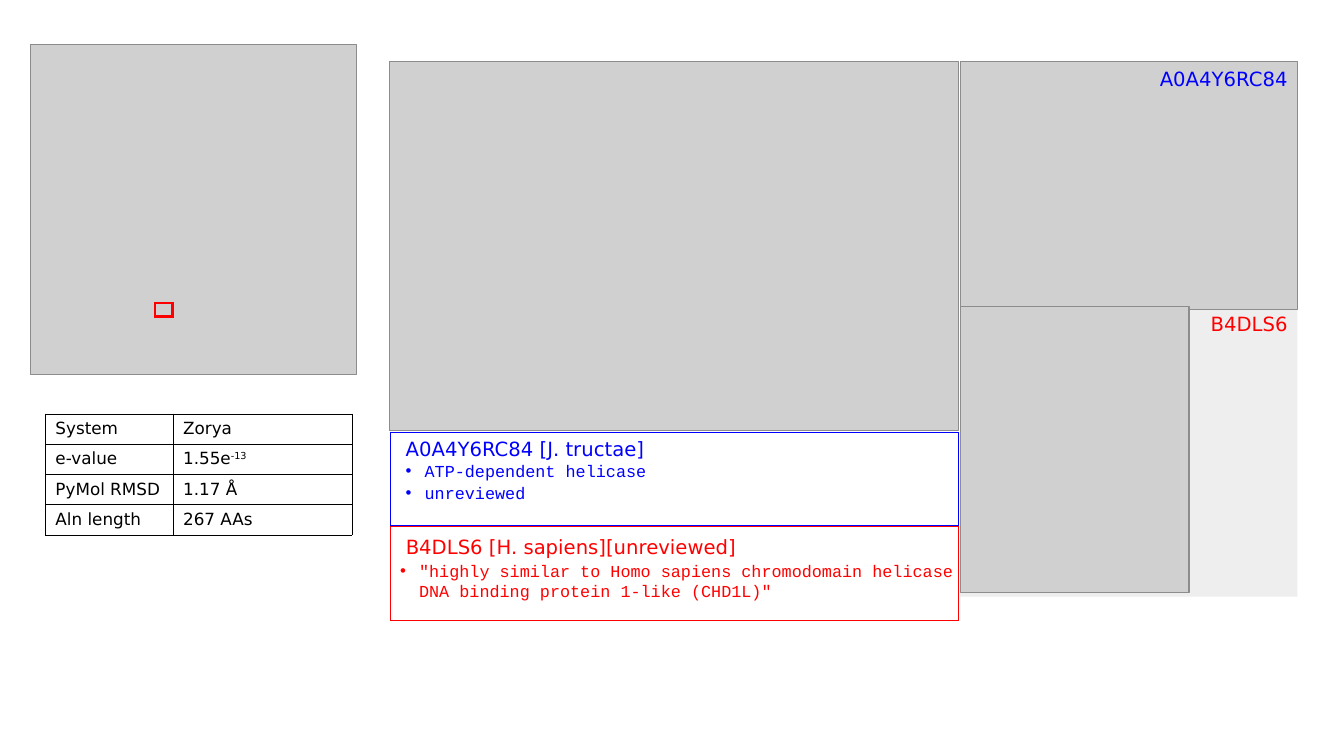
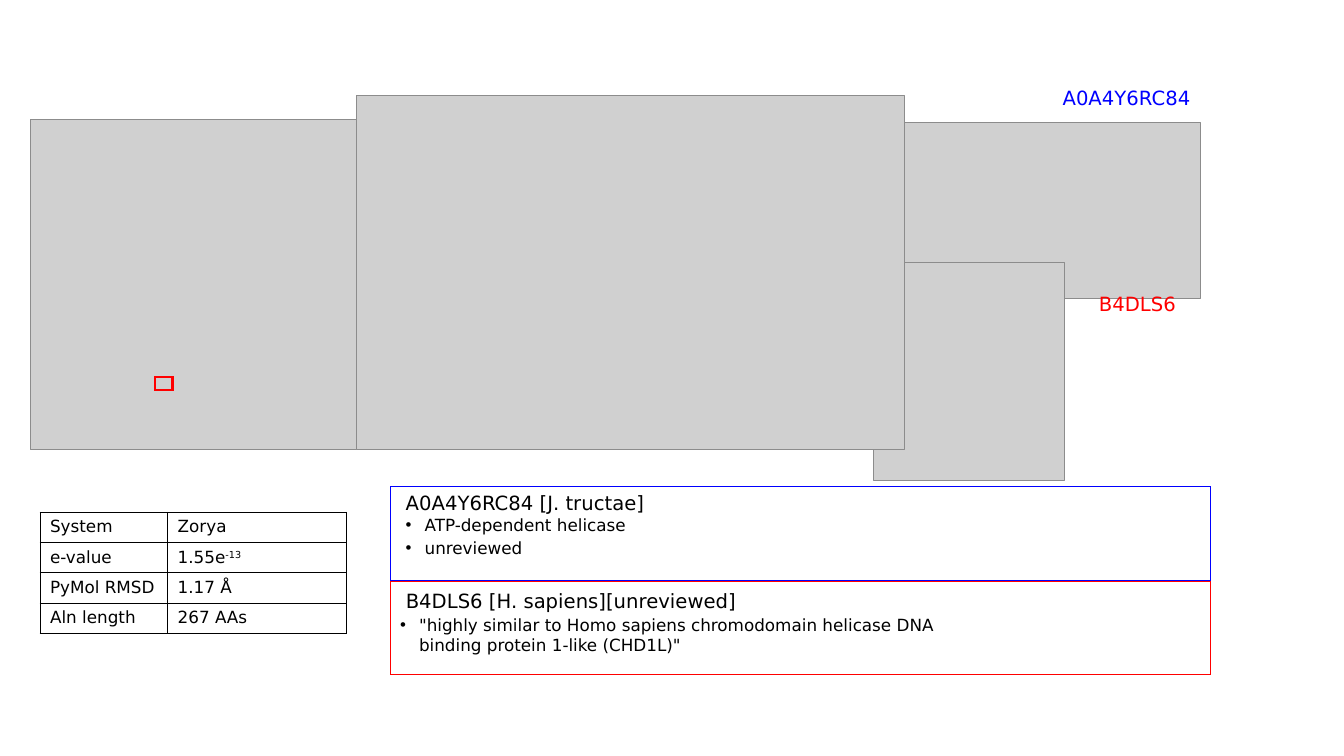
Before and after one commit to juliandeanmoran/BISSH, a slide deck: slide 9 of reports/2026-04-10_projectUpdate_2_jmoran.pptx. Drawn at 1344x756 pixels with LibreOffice and Linux fonts; fonts in the diff are those of the drawing; grey boxes stand for pictures. Boxes give left, top, right and bottom in pixels: in the first picture for what was removed or moved away, otherwise in the second. Text is boxed around its words. In the diff, an @@ line names an element or a change of style, - is before the commit and + after.

```diff
--- a/reports/2026-04-10_projectUpdate_2_jmoran.pptx
+++ b/reports/2026-04-10_projectUpdate_2_jmoran.pptx
@@ text "A0A4Y6RC84": place and size @@
-text "A0A4Y6RC84" at <box>1160,71,1288,87</box>
+text "A0A4Y6RC84" at <box>1063,90,1191,106</box>
@@ picture removed at <box>961,62,1299,310</box> @@
@@ picture: place and size @@
-picture at <box>30,44,356,374</box>
+picture at <box>30,119,356,449</box>
@@ picture: place and size @@
-picture at <box>389,62,959,431</box>
+picture at <box>356,95,904,450</box>
@@ picture added at <box>866,122,1201,298</box> @@
@@ picture added at <box>873,262,1065,480</box> @@
@@ text "B4DLS6": place and size @@
-text "B4DLS6" at <box>1211,316,1288,332</box>
+text "B4DLS6" at <box>1099,296,1176,312</box>
@@ rectangle removed at <box>961,308,1299,597</box> @@
@@ picture removed at <box>961,307,1189,593</box> @@
@@ rectangle: place and size @@
-rectangle at <box>155,303,173,317</box>
+rectangle at <box>155,377,173,390</box>
@@ rectangle: place and size @@
-rectangle at <box>390,433,959,525</box>
+rectangle at <box>390,487,1211,580</box>
@@ text "A0A4Y6RC84 [J. tructae]" at <box>406,495,644,514</box>: text colour #0000FF to #000000 @@
@@ table: place and size @@
-table at <box>45,414,353,535</box>
+table at <box>40,512,348,633</box>
@@ 4 texts: place and size @@
-4 texts at <box>406,441,736,558</box>
+4 texts at <box>406,495,736,612</box>
@@ text "ATP-dependent helicase" at <box>425,518,626,535</box>: font Courier New to DejaVu Sans, text colour #0000FF to #000000 @@
@@ text "unreviewed" at <box>425,541,523,555</box>: font Courier New to DejaVu Sans, text colour #0000FF to #000000 @@
@@ rectangle: place and size @@
-rectangle at <box>390,527,959,620</box>
+rectangle at <box>390,582,1211,675</box>
@@ text "B4DLS6 [H. sapiens][unreviewed]" at <box>406,593,736,612</box>: text colour #FF0000 to #000000 @@
@@ text ""highly similar to Homo sapiens ...": place and size @@
-text ""highly similar to Homo sapiens ..." at <box>419,565,953,601</box>
+text ""highly similar to Homo sapiens ..." at <box>419,618,934,655</box>
@@ text ""highly similar to Homo sapiens ..." at <box>419,618,934,655</box>: font Courier New to DejaVu Sans, text colour #FF0000 to #000000 @@
```
Also in this commit, not shown: 4 other slides changed.
